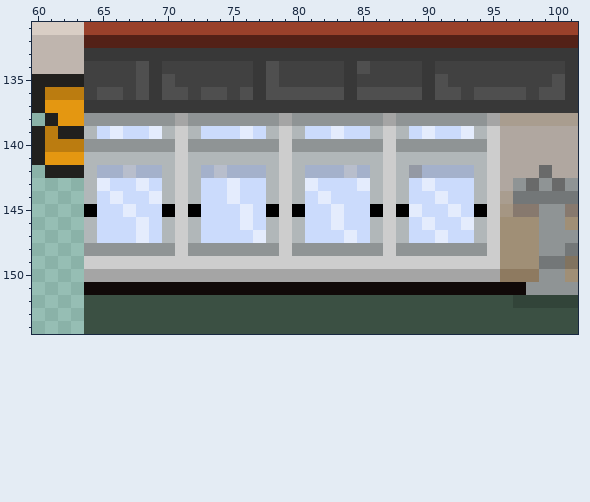
File history of a pixel-art file, floor/rooms/classroom/standard_classroom/standard_classroom.aseprite. The first picture shows the starting point.
320x160 pixels, 1 frame. Colours within 5 levels of each other are drawn and written as one. Shown: x 60..101, y 131..154. The commit also changed other parts of the picture, which this record leaves out.
And afterwards:
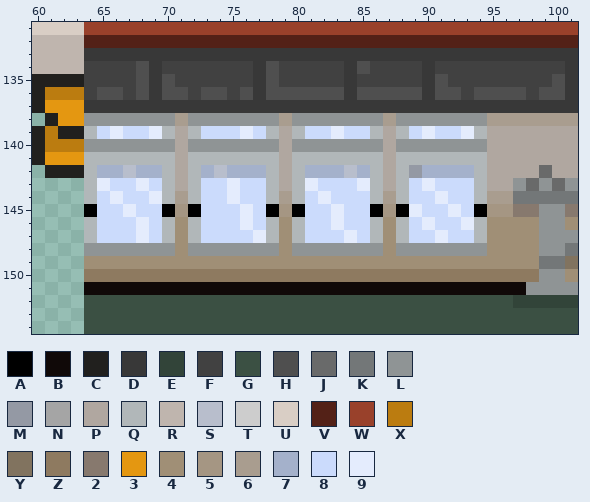
Palette (. is transparent): A #000000  B #100908  C #21201e  D #383838  E #324439  F #414141  G #3b5043  H #4f4f4f  J #696a6a  K #737778  L #8f9495  M #9499a4  N #a5a5a5  P #b0a7a0  Q #b1b7b9  R #bfb5ae  S #b8becc  T #cdcdcd  U #d9cec5  V #532117  W #99412b  X #bb7c10  Y #81735f  Z #8e7a60  2 #87796e  3 #e49711  4 #a08f76  5 #a59683  6 #a99d8f  7 #a4b1cb  8 #cbdbfc  9 #e4ecfd
Change:
Layer "standard_classroom":
The edit turns colour T into colour 4 in rows 146 to 148 at x 71, 79, 87 and 95; in row 149 at x 64 to 95.
The edit turns colour T into colour 5 in row 145 at x 71, 79, 87 and 95.
The edit turns colour N into colour 6 in row 138 at x 71, 79, 87 and 95.
The edit turns colour T into colour 6 in row 144 at x 71, 79, 87 and 95.
The edit turns colour T into colour P in rows 139 to 143 at x 71, 79, 87 and 95.
The edit turns colour N into colour Z in row 150 at x 64 to 95.
